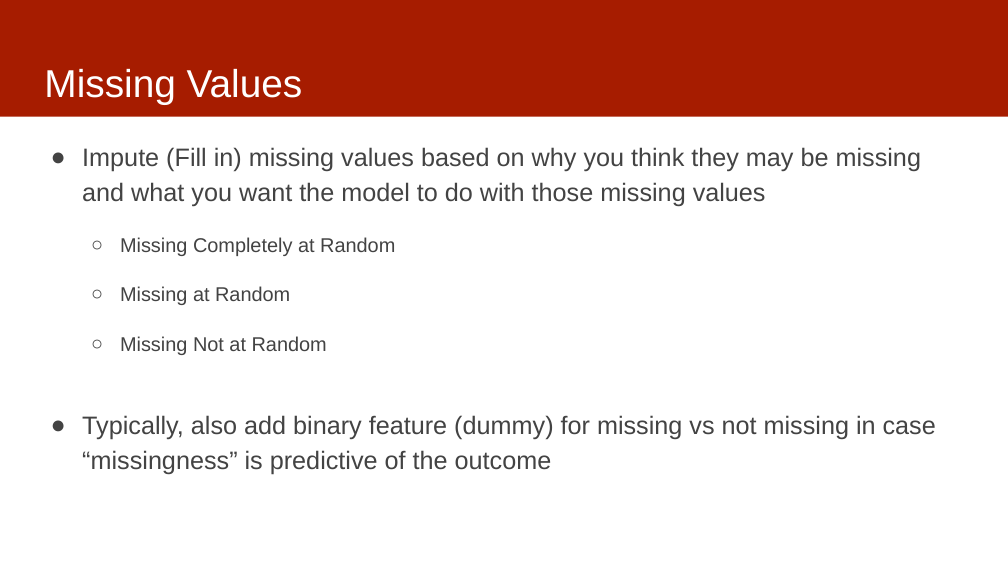
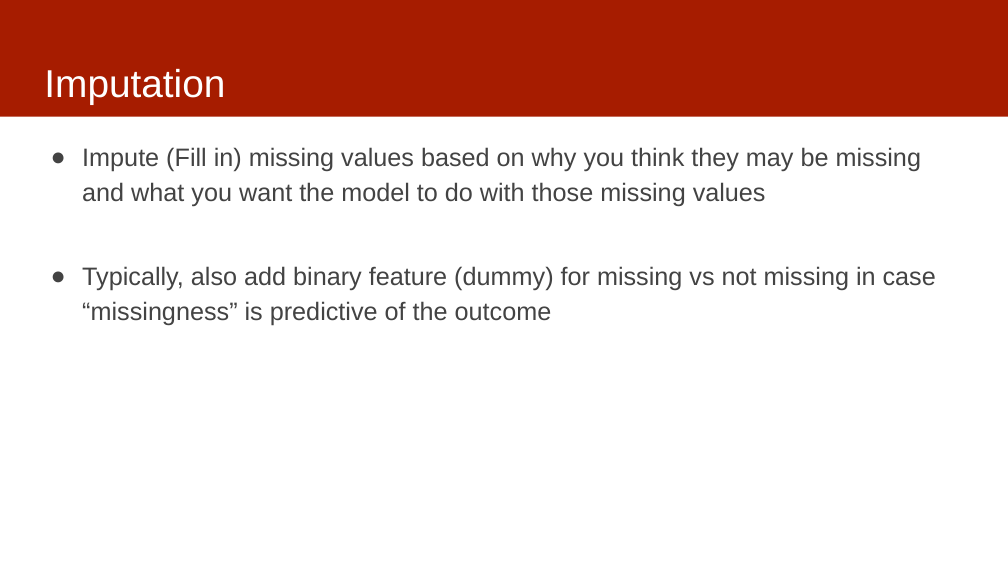
Before and after one commit to dssg/MLinPractice, a slide deck: slide 29 of Lectures/Lecture7-Features.pptx (slide 25 before the commit). Drawn at 1008x567 pixels with LibreOffice and Linux fonts; fonts in the diff are those of the drawing. Boxes give left, top, right and bottom in pixels: in the first picture for what was removed or moved away, otherwise in the second. Text is boxed around its words. In the diff, an @@ line names an element or a change of style, - is before the commit and + after.

Commit message:
updated

```diff
--- a/Lectures/Lecture7-Features.pptx
+++ b/Lectures/Lecture7-Features.pptx
@@ title at (44,69,225,105): text changed @@
-Missing Values
+Imputation
@@ text at (120,237,395,355): paragraphs removed @@
-  ○ Missing Completely at Random
-  ○ Missing at Random
-  ○ Missing Not at Random
```
Also in this commit, not shown: 2 other slides changed, 4 slides added.
